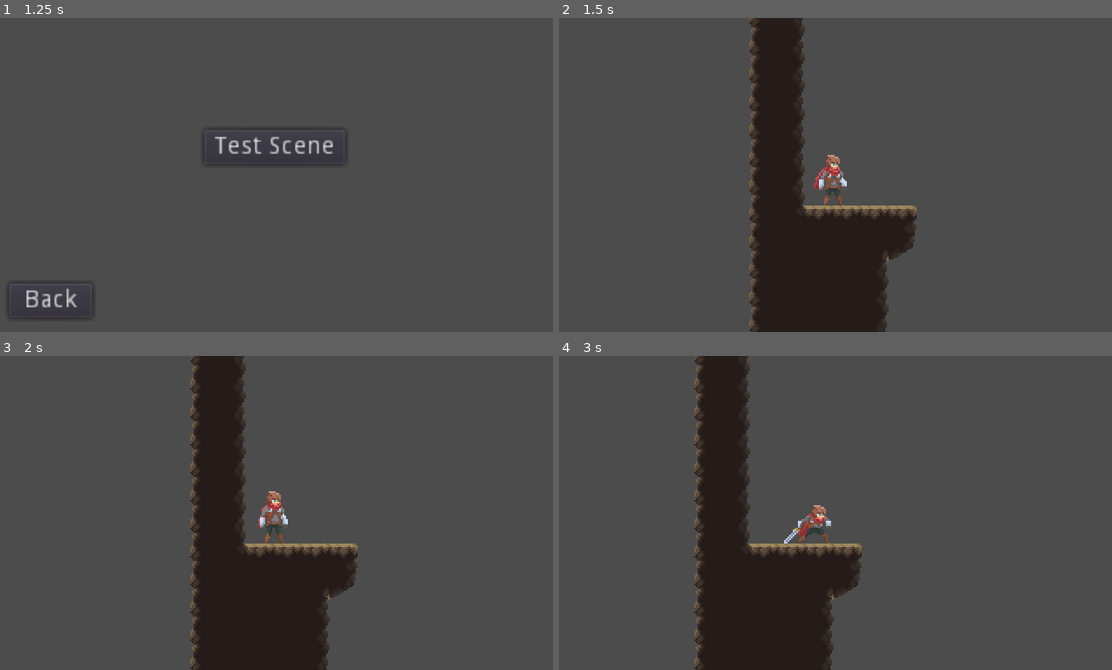
Above: before the commit, frames 1-4 (two rows, left to right).
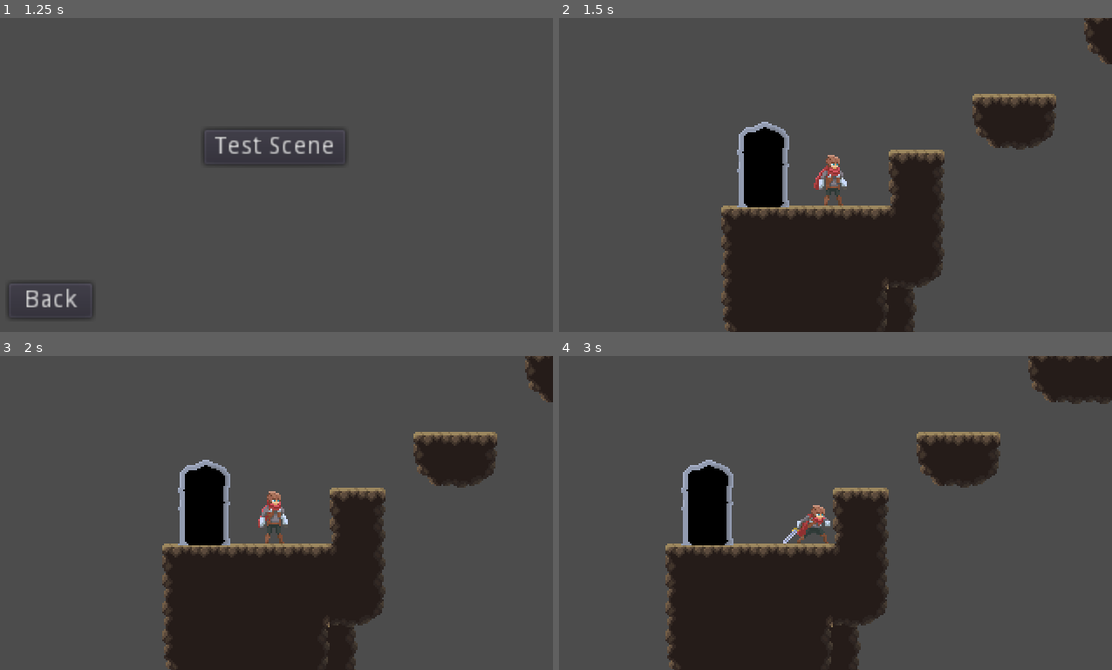
Above: after the commit, the same moments.

Repository: Aravash/RewindGameJam
Game: Godot game, scene res://scenes/MainMenu.tscn
The game is run twice, just before and just after one commit, with the same random seed, the same clock (stepped at 60 frames per second) and the same inputs.
Inputs:
- Up to frame 1 (1.25 s): click "Play Game" at 0.5 s
- Up to frame 2 (1.5 s): click "Test Scene" at 1.25 s
- Up to frame 3 (2 s): no input
- Up to frame 4 (3 s): tap Enter at 2 s; hold D (move_right) from 2.03 s (still down); tap E (attack) at 2.1, 2.85 s; tap Space (jump) at 2.27 s

Frame 1 is identical in both runs. In frame 2, 16% of the frame differs, in the area x 29-100%, y 0-100%; in frame 3, 16%; in frame 4, 17%, in the area x 19-100%, y 0-100%.

Commit message:
added win door
need to change buttons

Diff:
--- /dev/null
+++ b/Enemy/WinDoor.gd
@@ -0,0 +1,4 @@
+extends StaticBody2D
+
+func _on_hurtbox_area_entered(area):
+	PlayerStats.make_visible("WinUI")
--- /dev/null
+++ b/Enemy/WinDoor.tscn
@@ -0,0 +1,24 @@
+[gd_scene load_steps=4 format=2]
+
+[ext_resource path="res://sprites/enemy/door.png" type="Texture" id=1]
+[ext_resource path="res://Enemy/WinDoor.gd" type="Script" id=2]
+[ext_resource path="res://zones_boxes/hurtbox.tscn" type="PackedScene" id=3]
+
+[node name="WinDoor" type="StaticBody2D"]
+collision_layer = 0
+collision_mask = 0
+script = ExtResource( 2 )
+
+[node name="Sprite" type="Sprite" parent="."]
+position = Vector2( 0, -24 )
+texture = ExtResource( 1 )
+
+[node name="hurtbox" parent="." instance=ExtResource( 3 )]
+collision_layer = 128
+collision_mask = 64
+
+[node name="CollisionPolygon2D" parent="hurtbox" index="0"]
+polygon = PoolVector2Array( -8, 0, -8, -40, 8, -40, 8, 0 )
+[connection signal="area_entered" from="hurtbox" to="." method="_on_hurtbox_area_entered"]
+
+[editable path="hurtbox"]
--- a/Memory.gd
+++ b/Memory.gd
@@ -24,6 +24,7 @@
 	print("timer out")
 	$hurtbox/CollisionPolygon2D.disabled = false
 	is_active = true
+
 #you only really die when there are no more memories of you
 func _on_hurtbox_area_entered(_area):
 	$hurtbox.create_hitEffect()
--- a/Player/Player.gd
+++ b/Player/Player.gd
@@ -21,7 +21,8 @@
 enum{
 	MOVE,
 	OUCH,
-	ATTACK
+	ATTACK,
+	STILL
 }
 
 var state = MOVE
@@ -30,6 +31,7 @@
 	._ready()
 	memory_manager = get_parent().get_node("MemoriesManager")
 	camera = get_node("cameraTarget")
+	stats.remove_old_positions(0)
 	#stats.connect("no_health", self, "queue_free")
 
 func _physics_process(delta):
@@ -39,6 +41,7 @@
 		MOVE: _do_move(delta)
 		OUCH: _get_hit(delta)
 		ATTACK: _make_anim("attack")
+		STILL: do_still()
 
 	grounded = is_on_floor()
 	_do_gravity()
@@ -76,6 +79,10 @@
 	if Input.is_action_just_pressed("attack") && grounded:
 		state = ATTACK
 
+func do_still():
+	_make_anim("idle")
+	move_and_slide(Vector2(move_dir * move_speed, y_velo), Vector2(0, -1))
+
 func _do_rotation():
 	if facing_right and move_dir > 0:
 		_flip()
@@ -100,7 +107,7 @@
 
 func _goto_recent_memory():
 	if memory_manager.get_child_count() == 0:
-		stats.player_lose()
+		stats.make_visible("LoseUI")
 		return
 
 	var old_memory = memory_manager.get_child(0)
@@ -135,3 +142,6 @@
 	stats.player_position.push_back(get_global_position())
 	stats.player_anim.push_back(anim_name)
 	stats.facing_right.push_back(facing_right)
+
+func _on_WinSpotHurtBox_area_entered(area):
+	state = STILL
--- a/Player/Player.tscn
+++ b/Player/Player.tscn
@@ -211,6 +211,7 @@
 
 [node name="Player" type="KinematicBody2D"]
 collision_layer = 2
+collision_mask = 65
 script = ExtResource( 3 )
 
 [node name="Sprite" type="Sprite" parent="."]
@@ -253,11 +254,17 @@
 polygon = PoolVector2Array( 0, 16, -8, 0, 0, -8, 8, 0, 0, 16 )
 
 [node name="MemoryHurtbox" parent="Position2D" instance=ExtResource( 1 )]
-visible = false
 collision_layer = 32
 collision_mask = 0
 
 [node name="CollisionPolygon2D" parent="Position2D/MemoryHurtbox" index="0"]
+polygon = PoolVector2Array( -8, 0, 0, 16, 8, 0, 0, -8 )
+
+[node name="WinSpotHurtBox" parent="Position2D" instance=ExtResource( 1 )]
+collision_layer = 64
+collision_mask = 128
+
+[node name="CollisionPolygon2D" parent="Position2D/WinSpotHurtBox" index="0"]
 polygon = PoolVector2Array( -8, 0, 0, 16, 8, 0, 0, -8 )
 
 [node name="Attack Hitbox" parent="Position2D" instance=ExtResource( 2 )]
@@ -272,10 +279,13 @@
 wait_time = 0.01
 autostart = true
 [connection signal="area_entered" from="Position2D/hurtbox" to="." method="_on_hurtbox_area_entered"]
+[connection signal="area_entered" from="Position2D/WinSpotHurtBox" to="." method="_on_WinSpotHurtBox_area_entered"]
 [connection signal="timeout" from="PositionTimer" to="." method="_on_PositionTimer_timeout"]
 
 [editable path="Position2D/hurtbox"]
 
 [editable path="Position2D/MemoryHurtbox"]
 
+[editable path="Position2D/WinSpotHurtBox"]
+
 [editable path="Position2D/Attack Hitbox"]
--- a/Player/playerStats.gd
+++ b/Player/playerStats.gd
@@ -13,5 +13,5 @@
 	player_anim.resize(change)
 	facing_right.resize(change)
 
-func player_lose():
-	get_tree().get_root().get_child(1).get_node("CanvasLayer").get_node("CanvasControl").visible = true
+func make_visible(element):
+	get_tree().get_root().get_child(1).get_node("CanvasLayer").get_node(element).visible = true
--- a/project.godot
+++ b/project.godot
@@ -64,6 +64,8 @@
 2d_physics/layer_4="Enemy"
 2d_physics/layer_5="EnemyHurtbox"
 2d_physics/layer_6="PlayerMemoryHurtbox"
+2d_physics/layer_7="PlayerWinSpot"
+2d_physics/layer_8="WinSpot"
 
 [rendering]
 
--- a/scenes/components/LoseUI.tscn
+++ b/scenes/components/LoseUI.tscn
@@ -5,7 +5,7 @@
 
 [node name="CanvasLayer" type="CanvasLayer"]
 
-[node name="CanvasControl" type="Control" parent="."]
+[node name="LoseUI" type="Control" parent="."]
 margin_right = 40.0
 margin_bottom = 40.0
 script = ExtResource( 2 )
@@ -13,7 +13,7 @@
 "_edit_use_anchors_": false
 }
 
-[node name="loseText" type="RichTextLabel" parent="CanvasControl"]
+[node name="loseText" type="RichTextLabel" parent="LoseUI"]
 margin_left = 16.0
 margin_top = 24.0
 margin_right = 320.0
@@ -24,7 +24,7 @@
 "_edit_use_anchors_": false
 }
 
-[node name="Retry" type="Button" parent="CanvasControl"]
+[node name="Retry" type="Button" parent="LoseUI"]
 margin_left = 88.0
 margin_top = 48.0
 margin_right = 232.0
@@ -35,7 +35,7 @@
 "_edit_use_anchors_": false
 }
 
-[node name="MainMenu" type="Button" parent="CanvasControl"]
+[node name="MainMenu" type="Button" parent="LoseUI"]
 margin_left = 96.0
 margin_top = 114.756
 margin_right = 224.0
@@ -45,5 +45,47 @@
 __meta__ = {
 "_edit_use_anchors_": false
 }
-[connection signal="pressed" from="CanvasControl/Retry" to="CanvasControl" method="_on_Retry_pressed"]
-[connection signal="pressed" from="CanvasControl/MainMenu" to="CanvasControl" method="_on_MainMenu_pressed"]
+
+[node name="WinUI" type="Control" parent="."]
+margin_right = 40.0
+margin_bottom = 40.0
+script = ExtResource( 2 )
+__meta__ = {
+"_edit_use_anchors_": false
+}
+
+[node name="loseText" type="RichTextLabel" parent="WinUI"]
+margin_left = 16.0
+margin_top = 24.0
+margin_right = 320.0
+margin_bottom = 64.0
+custom_fonts/normal_font = ExtResource( 1 )
+__meta__ = {
+"_edit_use_anchors_": false
+}
+
+[node name="Retry" type="Button" parent="WinUI"]
+margin_left = 88.0
+margin_top = 48.0
+margin_right = 232.0
+margin_bottom = 73.0
+custom_fonts/font = ExtResource( 1 )
+text = "FUCK COPS"
+__meta__ = {
+"_edit_use_anchors_": false
+}
+
+[node name="MainMenu" type="Button" parent="WinUI"]
+margin_left = 96.0
+margin_top = 114.756
+margin_right = 224.0
+margin_bottom = 136.756
+custom_fonts/font = ExtResource( 1 )
+text = "Main Menu"
+__meta__ = {
+"_edit_use_anchors_": false
+}
+[connection signal="pressed" from="LoseUI/Retry" to="LoseUI" method="_on_Retry_pressed"]
+[connection signal="pressed" from="LoseUI/MainMenu" to="LoseUI" method="_on_MainMenu_pressed"]
+[connection signal="pressed" from="WinUI/Retry" to="WinUI" method="_on_Retry_pressed"]
+[connection signal="pressed" from="WinUI/MainMenu" to="WinUI" method="_on_MainMenu_pressed"]
--- a/scenes/level.tscn
+++ b/scenes/level.tscn
@@ -8,6 +8,7 @@
 [ext_resource path="res://scenes/components/LoseUI.tscn" type="PackedScene" id=6]
 [ext_resource path="res://Enemy/Crate.tscn" type="PackedScene" id=7]
 [ext_resource path="res://Enemy/Spike.tscn" type="PackedScene" id=8]
+[ext_resource path="res://Enemy/WinDoor.tscn" type="PackedScene" id=9]
 
 [sub_resource type="TileSet" id=1]
 0/name = "groundTiles.png 0"
@@ -37,34 +38,34 @@
 [sub_resource type="RectangleShape2D" id=2]
 extents = Vector2( 40, 8 )
 
-[sub_resource type="RectangleShape2D" id=10]
+[sub_resource type="RectangleShape2D" id=3]
 extents = Vector2( 40, 8 )
 
-[sub_resource type="RectangleShape2D" id=11]
+[sub_resource type="RectangleShape2D" id=4]
 extents = Vector2( 16, 8 )
 
-[sub_resource type="RectangleShape2D" id=12]
+[sub_resource type="RectangleShape2D" id=5]
 extents = Vector2( 32, 8 )
 
-[sub_resource type="ConvexPolygonShape2D" id=3]
+[sub_resource type="ConvexPolygonShape2D" id=6]
 points = PoolVector2Array( 16, 0, 0, 0, 0, 0, 16, 0 )
 
-[sub_resource type="ConvexPolygonShape2D" id=4]
-points = PoolVector2Array( 16, 0, 16, 16, 0, 16, 0, 0 )
-
-[sub_resource type="ConvexPolygonShape2D" id=5]
-points = PoolVector2Array( 16, 0, 16, 16, 0, 16, 0, 0 )
-
-[sub_resource type="ConvexPolygonShape2D" id=6]
-points = PoolVector2Array( 16, 0, 16, 16, 0, 16, 0, 0 )
-
 [sub_resource type="ConvexPolygonShape2D" id=7]
+points = PoolVector2Array( 16, 0, 16, 16, 0, 16, 0, 0 )
+
+[sub_resource type="ConvexPolygonShape2D" id=8]
+points = PoolVector2Array( 16, 0, 16, 16, 0, 16, 0, 0 )
+
+[sub_resource type="ConvexPolygonShape2D" id=9]
+points = PoolVector2Array( 16, 0, 16, 16, 0, 16, 0, 0 )
+
+[sub_resource type="ConvexPolygonShape2D" id=10]
 points = PoolVector2Array( 0, 0, 16, 0, 16, 16, 0, 16 )
 
-[sub_resource type="ConvexPolygonShape2D" id=8]
-points = PoolVector2Array( 16, 0, 16, 16, 0, 16, 0, 0 )
-
-[sub_resource type="TileSet" id=9]
+[sub_resource type="ConvexPolygonShape2D" id=11]
+points = PoolVector2Array( 16, 0, 16, 16, 0, 16, 0, 0 )
+
+[sub_resource type="TileSet" id=12]
 0/name = "groundTiles.png 0"
 0/texture = ExtResource( 3 )
 0/tex_offset = Vector2( 0, 0 )
@@ -232,14 +233,17 @@
 [node name="Tombstone" parent="." instance=ExtResource( 4 )]
 position = Vector2( -152, -8 )
 
+[node name="WinDoor" parent="." instance=ExtResource( 9 )]
+position = Vector2( 520, -112 )
+
 [node name="Camera2D" type="Camera2D" parent="."]
-position = Vector2( -368, -96 )
+position = Vector2( 560, -128 )
 current = true
 
 [node name="MemoriesManager" type="Node2D" parent="."]
 
 [node name="Player" parent="." instance=ExtResource( 1 )]
-position = Vector2( -368, -96 )
+position = Vector2( 560, -128 )
 
 [node name="cameraTarget" parent="Player" instance=ExtResource( 5 )]
 
@@ -248,9 +252,12 @@
 
 [node name="CanvasLayer" parent="." instance=ExtResource( 6 )]
 
-[node name="CanvasControl" parent="CanvasLayer" index="0"]
+[node name="LoseUI" parent="CanvasLayer" index="0"]
 visible = false
 
+[node name="WinUI" parent="CanvasLayer" index="1"]
+visible = false
+
 [editable path="Player/cameraTarget"]
 
 [editable path="CanvasLayer"]
Not shown: 3 places in scenes/level.tscn that only renumber resources
Binary file added: sprites/enemy/door.png
Not shown, added: sprites/enemy/door.png.import
